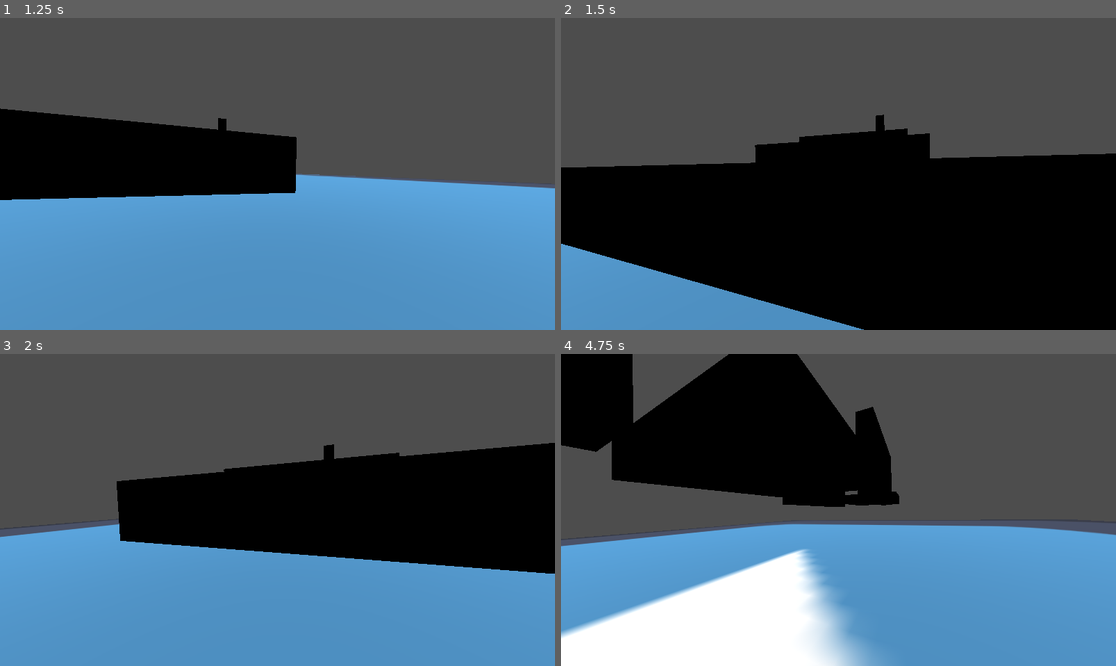
Above: before the commit, frames 1-4 (two rows, left to right).
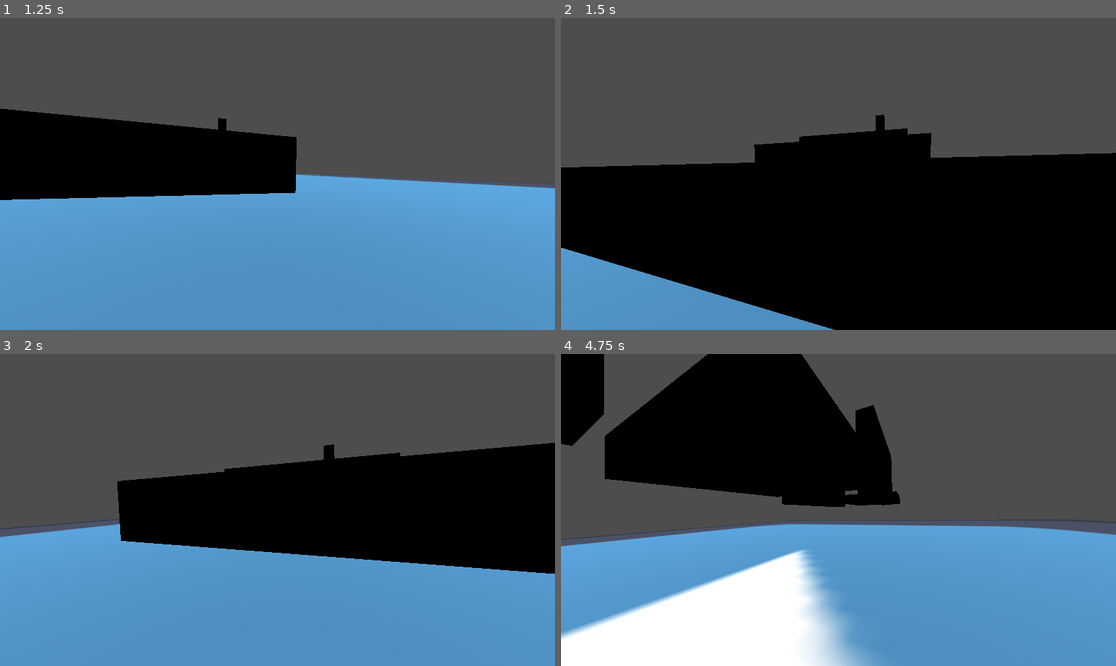
Above: after the commit, the same moments.

Repository: sudo-m3z1m/GhostRunner-like
Game: Godot game, scene res://Prefabs/test_scene.tscn
Same seed, same stepped clock (60 frames per second), same inputs: the game is played once before the commit and once after it. The engine's default icon, where the game draws it, is replaced by a stand-in: a white triangle on a blue panel in a dark square.
Inputs (mouse positions are in pixels of both pictures, inside the frame that each line leads up to):
- Up to frame 1 (1.25 s): tap Enter at 0.5 s; move the mouse to (305, 174) at 0.52 s; hold W (Forward) from 0.53 s (still down); tap Shift (Shift) at 0.6 s
- Up to frame 2 (1.5 s): keep holding W (Forward); move the mouse to (810, 174) at 1.27 s; tap Space (Space) at 1.35 s
- Up to frame 3 (2 s): keep holding W (Forward)
- Up to frame 4 (4.75 s): keep holding W (Forward); move the mouse to (849, 503) at 2.02 s; tap Shift (Shift) at 2.1, 3.6 s; move the mouse to (832, 516) at 2.77 s; tap Space (Space) at 2.85, 4.35 s; move the mouse to (877, 513) at 3.52 s; move the mouse to (794, 506) at 4.27 s

Frame 1 is identical in both runs. In frame 2, 1.2% of the frame differs, in the area x 0-100%, y 30-100%; in frame 3, less than 0.1%; in frame 4, 3.3%, in the area x 0-62%, y 0-100%.

Commit message:
Removed dash_timer in dash state. It replaced by oneshot timer.

Diff:
--- a/Prefabs/CharacterController/States/dash.gd
+++ b/Prefabs/CharacterController/States/dash.gd
@@ -1,6 +1,5 @@
 extends State
 
-@onready var dash_timer: Timer = $Timer
 @onready var cooldown_timer: Timer = $DashCooldownTimer
 
 @export var dash_speed: float
@@ -14,10 +13,10 @@
 		finish_dash()
 		return
 
+	var dash_timer: SceneTreeTimer = get_tree().create_timer(dash_time)
+	dash_timer.timeout.connect(finish_dash)
+
 	accepted_states.erase(StateMachine.STATES.IDLE)
-
-	dash_timer.start(dash_time)
-	dash_timer.timeout.connect(finish_dash)
 
 	animate_transition(true)
 	start_dash()
@@ -44,8 +43,6 @@
 	accepted_states.append(StateMachine.STATES.IDLE)
 	state_machine.change_state(StateMachine.STATES.IDLE)
 
-	dash_timer.timeout.disconnect(finish_dash)
-
 func animate_transition(animation_in: bool):
 	var transition_fov: float = target.default_fov
 	var tween: Tween = create_tween()
--- a/Prefabs/player.tscn
+++ b/Prefabs/player.tscn
@@ -58,6 +58,7 @@
 [node name="Jump" type="Node" parent="StateMachine"]
 script = ExtResource("6_4p4ke")
 jump_strength = 30.0
+speed = 40.0
 acceleration = 0.1
 
 [node name="Dash" type="Node" parent="StateMachine"]
@@ -69,8 +70,5 @@
 animation = "Dash"
 accepted_states = Array[int]([0, 2])
 
-[node name="Timer" type="Timer" parent="StateMachine/Dash"]
-one_shot = true
-
 [node name="DashCooldownTimer" type="Timer" parent="StateMachine/Dash"]
 one_shot = true
